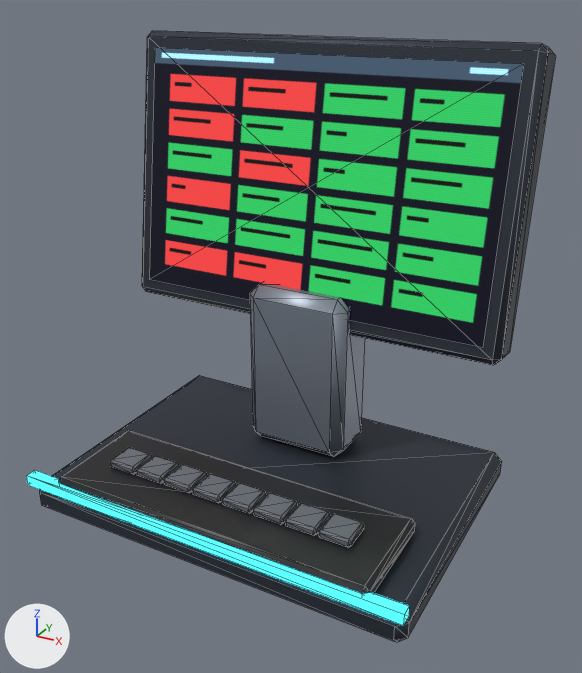
Two versions of the glTF model godot/models/terminal/terminal_desk_terminal.glb, one commit apart.
One viewpoint serves both versions: a camera (50 mm lens) standing at (0.322, -0.557, 0.444) and looking at (0.02, -0.008, 0.169). Arrows for +X, +Y and +Z are at lower left; the lights stay in place. The picture after the commit comes second. Mesh edges are drawn as thin lines. Vertices at exactly the same position are counted once.

Script lines for the objects in view, before the commit:
```python
me_body = bpy.data.meshes.new('body')
me_body.from_pydata(...)  # 300 vertices, 542 faces; spans x -0.185..0.185, y -0.135..0.13, z 0.0..0.403
# faces by material slot: [88, 44, 2, 44, 352, 12]
me_body.materials.append(mat_hull_dark)  # greyish blue #3c424c
me_body.materials.append(mat_hull_mid)  # grey #8d95a1
me_body.materials.append(mat_screen_systems)
me_body.materials.append(mat_plastic_black)  # black #1b1c1f
me_body.materials.append(mat_plastic_grey)  # grey #6b7078
me_body.materials.append(mat_em_cyan)  # black #000000, glowing cyan #33e0ff
ob_terminal_desk_terminal = bpy.data.objects.new('terminal_desk_terminal', me_body)
ob_terminal_desk_terminal.location = (0.0, 0.0, 0.0)
```
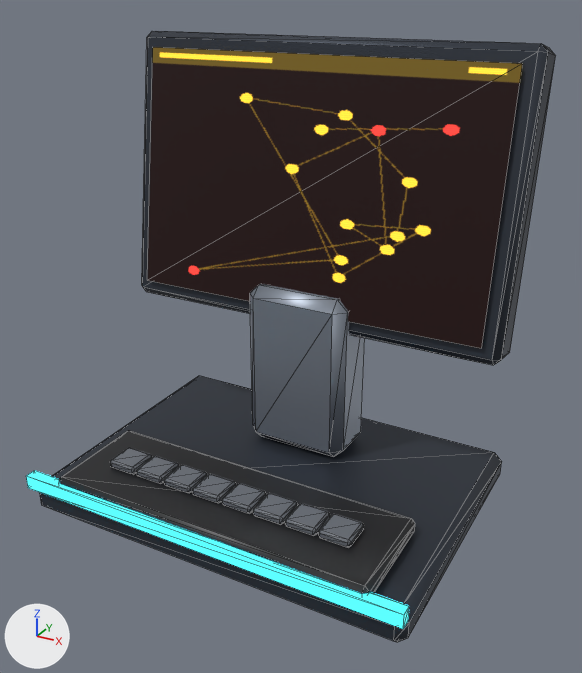
Location of each change, [x1, y1, x2, y2] in pixels of the pictures (582 x 673 px; the box of a moved part takes in the faces that stretch with it):
part 1 of me_body, moved or reshaped: before [149, 47, 523, 348]; after [147, 47, 523, 348]
part 2 of me_body, moved or reshaped: [27, 37, 555, 641] in both

What changed in the scene script:
```text
Add img_power_grid:
    img_power_grid = load_image('power_grid', '_unpacked/power_grid', 256, 256, 'sRGB')
Add mat_screen_power_grid:
    mat_screen_power_grid = bpy.data.materials.new('screen_power_grid')
    # colours: black #000000
    # uses the picture img_power_grid
Change me_body:
    where me_body.from_pydata(...)  # 300 vertices, 542 faces; spans x -0.185..0.185, y -0.135..0.13, z 0.0..0.403
    used by ob_terminal_desk_terminal; location = (0.0, 0.0, 0.0)
    me_body part 1: the loose piece of 4 vertices spanning x -0.17..0.17, y 0.044..0.076, z 0.171..0.389 is moved by (0.0, -0.003, 0.0), in mat_screen_power_grid
    me_body part 2
    3 vertices are removed from x -0.18..0.18, y -0.135..-0.125, z 0.03
    225 faces are deleted
    1 vertex moves from x 0.18, y -0.125, z 0.03 to x 0.18, y -0.135, z 0.027
    3 vertices are added at (-0.18, -0.135, 0.027), (-0.18, -0.125, 0.027), (0.18, -0.125, 0.027)
    36 new faces join them, mat_hull_dark (greyish blue #3c424c)
    18 new faces join them, mat_hull_mid (grey #8d95a1)
    18 new faces join them, mat_plastic_black (black #1b1c1f)
    144 new faces join them, mat_plastic_grey (grey #6b7078)
    9 new faces join them, mat_em_cyan (black #000000, glowing cyan #33e0ff)
    remove me_body.materials.append(mat_screen_systems)
    add me_body.materials.append(mat_screen_power_grid)
```
